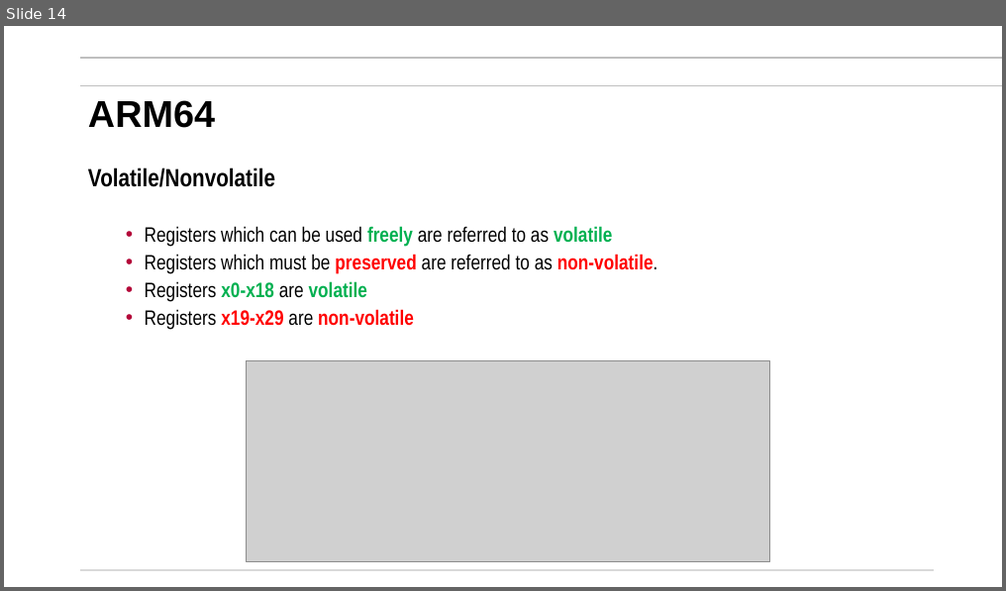
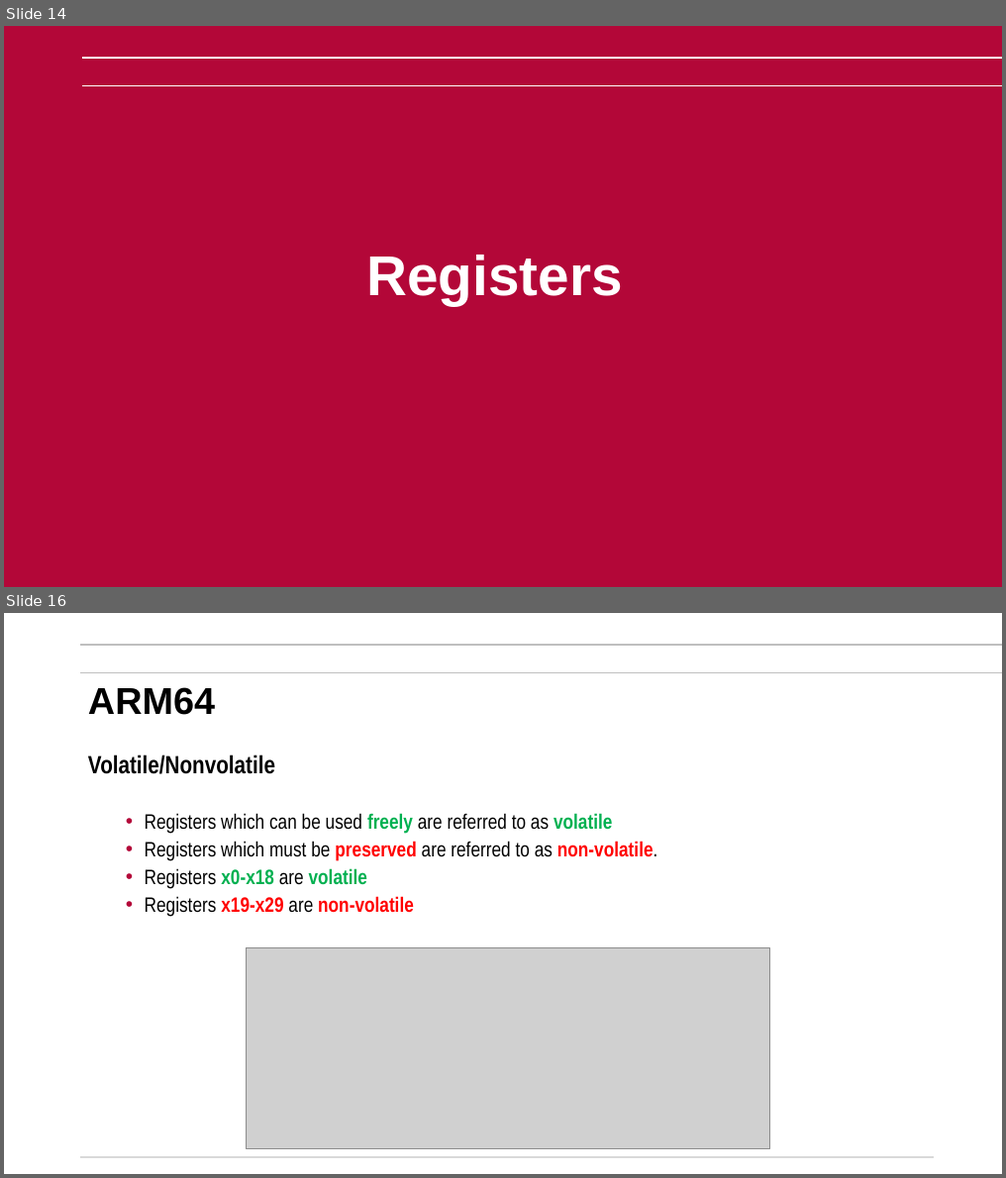
Before and after one commit to mikegrace2/CSEN20-Fall2026-Course-Website, a slide deck: Week10_64bitArmAndFinalPrep/ARM64Bit_V4.pptx. Shown one above the other, each under a label of ours: slide 14 before the commit, slides 14 and 16 after it; the slides between them are not shown. The pictures are 1006x591 and 1006x1178 pixels, drawn with LibreOffice and Linux fonts; fonts in the diff are those of the drawing; grey boxes stand for pictures; background and template pictures are left out. Boxes give left, top, right and bottom in pixels: in the first picture for what was removed or moved away, otherwise in the second. Text is boxed around its words. In the diff, an @@ line names an element or a change of style, - is before the commit and + after.

```diff
--- a/Week10_64bitArmAndFinalPrep/ARM64Bit_V4.pptx
+++ b/Week10_64bitArmAndFinalPrep/ARM64Bit_V4.pptx
@@ slide 14 added at [4,26,1002,587], background #B30738 @@
@@ line added from (82, 58) to (1002, 58), #FFFFFF 1.5 pt @@
@@ line added from (82, 85) to (1002, 85), #FFFFFF 1.5 pt @@
@@ title added at [366,255,622,305], 54 pt, text #FFFFFF, bold @@
+Registers
@@ what was slide 14 is now slide 16 @@
```
Also in this commit, not shown: 10 slides changed, 11 other slides added, 1 slide removed.
